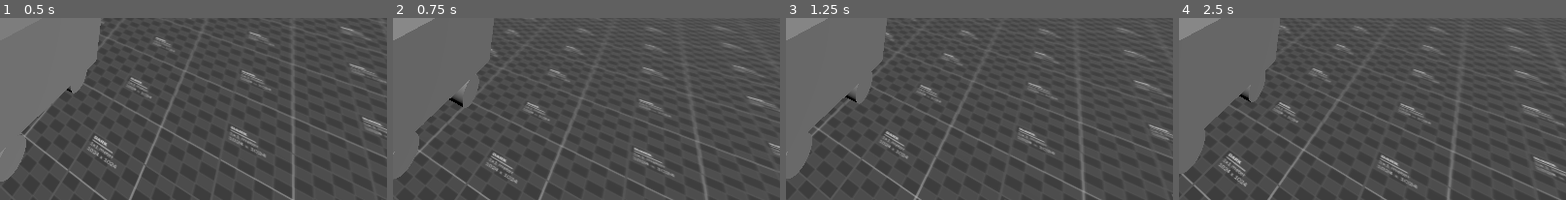
Above: before the commit, frames 1-4 (left to right).
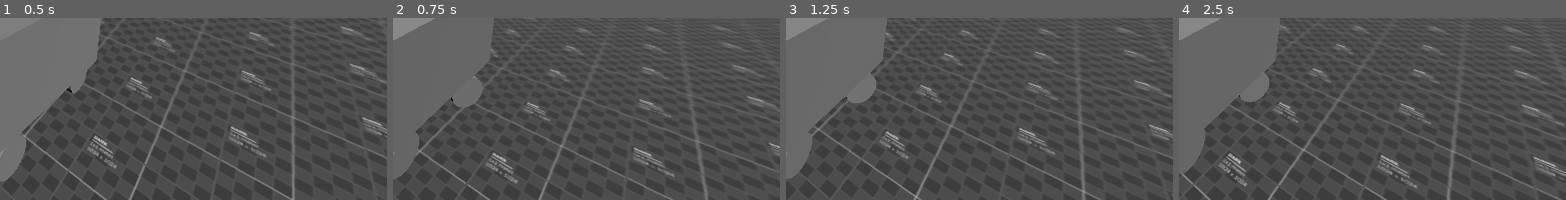
Above: after the commit, the same moments.

Repository: dairycultist/bus-game
Game: Godot game, scene res://scene.tscn
Two runs of this game, one before a commit and one after it. Both use one fixed random seed, a clock stepped at 60 frames per second and the inputs below.
Inputs:
- Up to frame 1 (0.5 s): no input
- Up to frame 2 (0.75 s): hold Right (ui_right) from 0.53 s (still down)
- Up to frame 3 (1.25 s): keep holding Right (ui_right)
- Up to frame 4 (2.5 s): release Right (ui_right) at 1.28 s; hold Down (ui_down) 1.28-2.03 s; hold Right (ui_right) from 2.03 s (still down)
The pictures show only the part of the screen within x 50-100%, y 50-100%; the shares and areas given below are measured in that part.

Frame 1 is identical in both runs. In frame 2, 0.3% of the frame differs, in the area x 14-24%, y 30-50%; in frame 3, 0.3%; in frame 4, 0.3%.

Commit message:
Add steering visuals

Diff:
--- a/scene.tscn
+++ b/scene.tscn
@@ -53,6 +53,7 @@
 transform = Transform3D(1, 0, 0, 0, 1, 0, 0, 0, 1, -0.38, -0.923608, -0.6)
 script = ExtResource("2_nxogm")
 max_compression_distance = 0.5
+steered = 1
 drive_force = 100.0
 
 [node name="Mesh" type="MeshInstance3D" parent="Chassis/WheelFront1"]
@@ -64,6 +65,7 @@
 transform = Transform3D(1, 0, 0, 0, 1, 0, 0, 0, 1, 0.38, -0.923608, -0.6)
 script = ExtResource("2_nxogm")
 max_compression_distance = 0.5
+steered = 1
 drive_force = 100.0
 
 [node name="Mesh" type="MeshInstance3D" parent="Chassis/WheelFront2"]
--- a/wheel.gd
+++ b/wheel.gd
@@ -12,10 +12,18 @@
 
 @export_category("Handling")
 @export var antislip: float = 100.0
+@export var steered: SteerType = SteerType.NotSteered
+@export_range(0.0, 90.0) var max_turn_angle: float = 30.0
 
 @export_category("Drive")
 @export var powered: bool = true
 @export var drive_force: float = 50.0
+
+enum SteerType {
+	NotSteered,
+	RightTurnsRight,
+	RightTurnsLeft
+}
 
 func _process(delta: float) -> void:
 
@@ -36,6 +44,23 @@
 	# the suspension is compressed and we should apply a suspension force to
 	# the chassis
 	var compression_distance := 0.0
+	var steer_rotation := 0.0
+
+	if (steered == SteerType.RightTurnsRight):
+
+		if (Input.is_action_pressed("ui_left")):
+			steer_rotation += deg_to_rad(max_turn_angle)
+
+		if (Input.is_action_pressed("ui_right")):
+			steer_rotation -= deg_to_rad(max_turn_angle)
+
+	elif (steered == SteerType.RightTurnsLeft):
+
+		if (Input.is_action_pressed("ui_left")):
+			steer_rotation -= deg_to_rad(max_turn_angle)
+
+		if (Input.is_action_pressed("ui_right")):
+			steer_rotation += deg_to_rad(max_turn_angle)
 
 	if (ray_result):
 
@@ -53,9 +78,9 @@
 		chassis.apply_force(vertical_velocity_at_position * -chassis_up * dampening, chassis_to_suspension_position)
 
 		# apply force opposite to side-to-side tire slip at wheel_contact_position
-		# antislip
+		# TODO antislip
 
-		# input/powering (only when compressed/grounded)
+		# input (powering and steering) (only when compressed/grounded)
 		# drive forces are applied at the wheel_contact_position
 		# TODO should take into account current speed (for applying force AND mesh rotation)
 		var chassis_to_wheel_contact_position = global_position + compression_distance * chassis_up - chassis.global_position
@@ -68,5 +93,11 @@
 			if (Input.is_action_pressed("ui_down")):
 				chassis.apply_force(-chassis_forward * drive_force, chassis_to_wheel_contact_position)
 
+		if (steered != SteerType.NotSteered):
+			pass
+
 	# visibly push our mesh up during compression
 	$Mesh.position.y = compression_distance + 0.2
+
+	# visibly turn our mesh to match steering
+	$Mesh.rotation.y = steer_rotation
